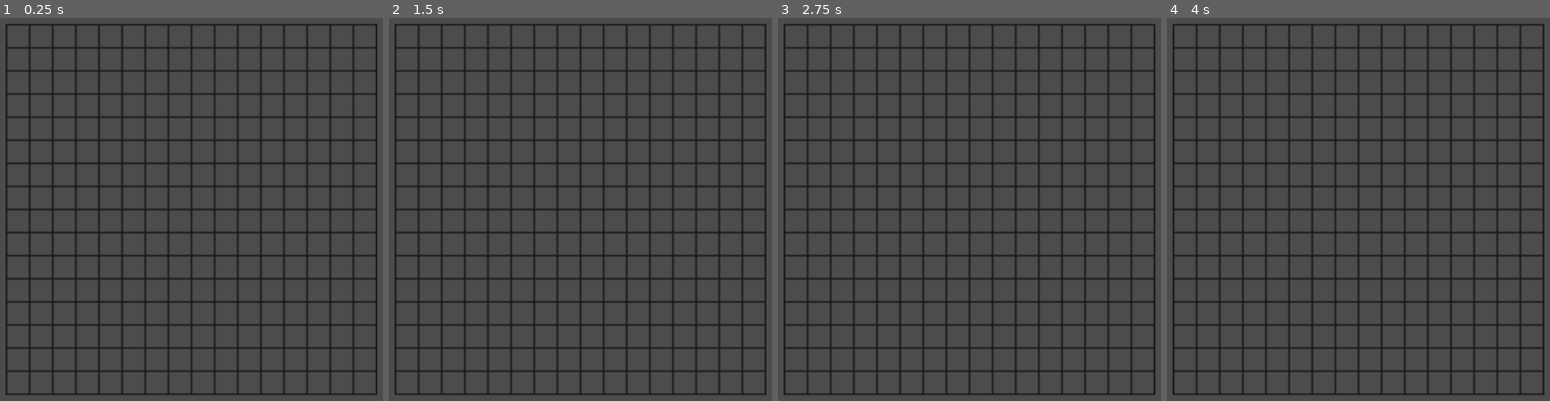
Above: before the commit, frames 1-4 (left to right).
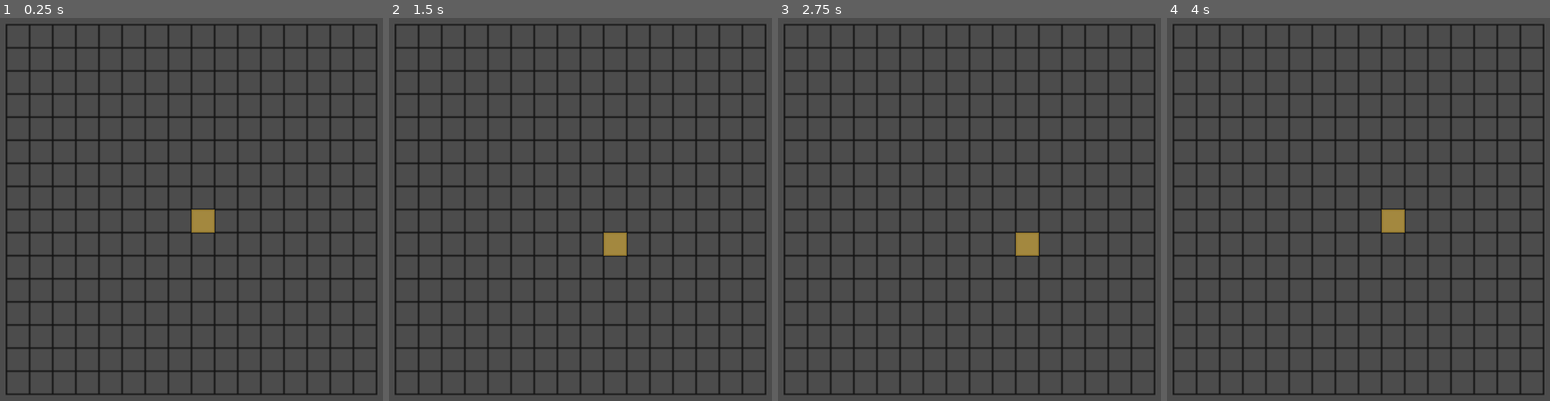
Above: after the commit, the same moments.

Repository: Chimpenseurs/necro-wars
Game: Godot game, scene res://scenes/Main.tscn
Same seed, same stepped clock (60 frames per second), same inputs: the game is played once before the commit and once after it.
Inputs:
- Up to frame 1 (0.25 s): no input
- Up to frame 2 (1.5 s): tap Enter at 0.5 s; hold Right (ui_right) 0.53-1.28 s; tap Space at 1.25 s; hold Down (ui_down) from 1.28 s (still down)
- Up to frame 3 (2.75 s): tap Enter at 2 s; release Down (ui_down) at 2.03 s; hold Right (ui_right) from 2.03 s (still down)
- Up to frame 4 (4 s): tap Space at 2.75 s; release Right (ui_right) at 2.78 s; hold Up (ui_up) 2.78-3.53 s; tap Enter at 3.5 s; hold Left (ui_left) from 3.53 s (still down)

The runs differ from the first frame. In frame 1, 0.4% of the frame differs, in the area x 50-57%, y 50-57%; in frame 2, 0.4%; in frame 3, 0.4%; in frame 4, 0.4%.

Commit message:
add cursor and it moves

Diff:
--- a/scenes/Main.tscn
+++ b/scenes/Main.tscn
@@ -2,7 +2,7 @@
 
 [ext_resource path="res://scenes/Map.tscn" type="PackedScene" id=1]
 
-[node name="main" type="Node" index="0"]
+[node name="main" type="Node"]
 
 [node name="map" parent="." index="0" instance=ExtResource( 1 )]
 
--- /dev/null
+++ b/scenes/Map.gd
@@ -0,0 +1,46 @@
+extends Node2D
+
+const GRID_SIZE = 512 # in pixel
+const CURSOR_SIZE = 32
+
+func _init():
+	self.set_process_input(true)
+
+func _ready():
+	# Called every time the node is added to the scene.
+	# Initialization here
+	pass
+
+func _input(event):
+
+	if event is InputEventKey :
+
+		if event.is_pressed() :
+
+			if event.is_action("ui_right") or event.is_action("ui_left") or event.is_action("ui_up") or event.is_action("ui_down") :
+
+				# CURSOR MOTION
+				var cursor_pos = get_node("cursor").global_position
+				if event.is_action("ui_right") :
+					cursor_pos.x += CURSOR_SIZE
+				elif event.is_action("ui_left") :
+					cursor_pos.x -= CURSOR_SIZE
+
+				if event.is_action("ui_up") :
+					cursor_pos.y -= CURSOR_SIZE
+				elif event.is_action("ui_down") :
+					cursor_pos.y += CURSOR_SIZE
+
+				# Change cursor position
+				if is_in_grid(cursor_pos) :
+					get_node("cursor").global_position = cursor_pos
+
+func _process(delta):
+	pass
+
+# To check if something is in the grid or not
+func is_in_grid(var pos) :
+	if pos.x >= self.global_position.x - GRID_SIZE / 2 and pos.x < self.global_position.x + GRID_SIZE / 2 and pos.y >= self.global_position.y - GRID_SIZE / 2 and pos.y < self.global_position.y + GRID_SIZE / 2 :
+		return true
+
+	return false
--- a/scenes/Map.tscn
+++ b/scenes/Map.tscn
@@ -1,11 +1,20 @@
-[gd_scene load_steps=2 format=2]
+[gd_scene load_steps=4 format=2]
 
-[ext_resource path="res://assets/img/grid.png" type="Texture" id=1]
+[ext_resource path="res://scenes/Map.gd" type="Script" id=1]
+[ext_resource path="res://assets/img/grid.png" type="Texture" id=2]
+[ext_resource path="res://assets/img/cursor.png" type="Texture" id=3]
 
 [node name="map" type="Node2D" index="0"]
 
+script = ExtResource( 1 )
+
 [node name="grid" type="Sprite" parent="." index="0"]
 
-scale = Vector2( 2, 2 )
-texture = ExtResource( 1 )
+texture = ExtResource( 2 )
 _sections_unfolded = [ "Offset", "Transform" ]
+
+[node name="cursor" type="Sprite" parent="." index="1"]
+
+texture = ExtResource( 3 )
+centered = false
+_sections_unfolded = [ "Offset" ]
Binary file added: assets/img/cursor.png
Binary file changed: assets/img/grid.png
